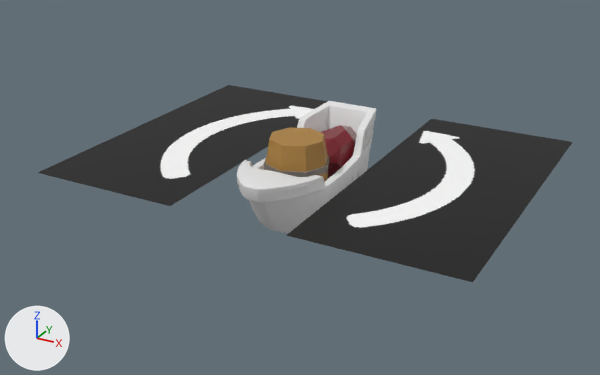
Two versions of the glTF model dist/assets/Boat.glb, one commit apart.
One viewpoint serves both versions: a 50 mm lens placed at (1.69, -3.17, 1.66), pointed at (-0.04, -0.04, 0.1). Every picture has the same lights, and +X, +Y and +Z are marked at lower left. Where no turn or scale is listed for an object, it has been applied to the vertices. Vertices at the same position are counted once.

Script lines for the objects in view, before the commit:
```python
me_circle_001 = bpy.data.meshes.new('Circle.001')
me_circle_001.from_pydata(...)  # 82 vertices, 160 faces; spans x -0.155..0.155, y -0.156..0.154, z -0.025..0.33
# faces by material slot: [64, 96]
me_circle_001.materials.append(mat_material_004)  # brown #ac803c
me_circle_001.materials.append(mat_metal)  # grey #837b72
me_plane_001 = bpy.data.meshes.new('Plane.001')
me_plane_001.from_pydata(...)  # 6 vertices, 4 faces; spans x -1.01..-0.27, y -0.78..0.78, z 0.0
me_plane_001.materials.append(mat_material_005)  # picture img_arrows
me_plane_004 = bpy.data.meshes.new('Plane.004')
me_plane_004.from_pydata(...)  # 6 vertices, 4 faces; spans x 0.28..1.01, y -0.78..0.78, z 0.0
me_plane_004.materials.append(mat_material_005)  # picture img_arrows
ob_barrel = bpy.data.objects.new('Barrel', me_circle_001)
ob_barrel.location = (0.0, -0.135, 0.056)
ob_rotateccw = bpy.data.objects.new('RotateCCW', me_plane_001)
ob_rotateccw.location = (0.0, 0.06, 0.223)
ob_rotatecw = bpy.data.objects.new('RotateCW', me_plane_004)
ob_rotatecw.location = (0.0, 0.06, 0.223)
# also in view: 'Ruby' at (-0.01, 0.19, 0.19); 'Boat' at (0.0, -0.04, 0.19)
```
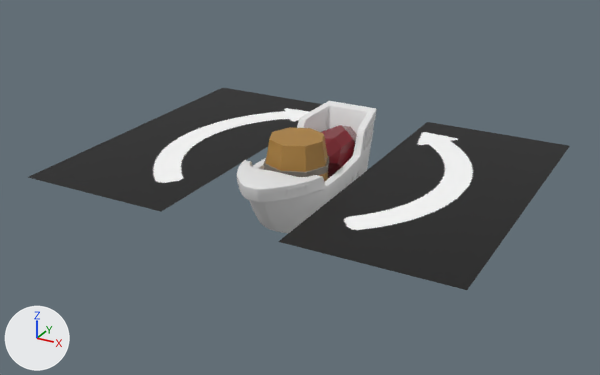
What differs and where, as boxes [x1, y1, x2, y2] in the pictures (600 x 375 px):
'RotateCW', surface changed, moved
    before: [286, 119, 572, 282]
    after: [278, 122, 570, 290]
'RotateCCW', moved
    before: [38, 85, 328, 206]
    after: [28, 88, 323, 212]

Diff of the bpy script that builds the scene:
```diff
--- a/dist/assets/Boat.glb.py
+++ b/dist/assets/Boat.glb.py
@@ me_plane_004 @@
 me_plane_004.from_pydata(...)  # 6 vertices, 4 faces; spans x 0.28..1.01, y -0.78..0.78, z 0.0
 # used by ob_rotatecw; location = (0.0, 0.06, 0.223)
+# me_plane_004 part 1: texture (UV) coordinates of 4 of 4 faces, centred in x 0.44..0.93, y -0.26..0.26, z 0.0, changed; they spanned u 0.0..1.0, v 0.0..0.32 and now span u -0.02..0.98, v 0.0..0.32
 me_plane_004.materials.append(mat_material_005)
@@ ob_rotateccw @@
 ob_rotateccw = bpy.data.objects.new('RotateCCW', me_plane_001)
-ob_rotateccw.location = (0.0, 0.06, 0.223)
+ob_rotateccw.location = (0.0, 0.0, 0.223)
@@ ob_rotatecw @@
 ob_rotatecw = bpy.data.objects.new('RotateCW', me_plane_004)
-ob_rotatecw.location = (0.0, 0.06, 0.223)
+ob_rotatecw.location = (0.0, 0.0, 0.223)
```
